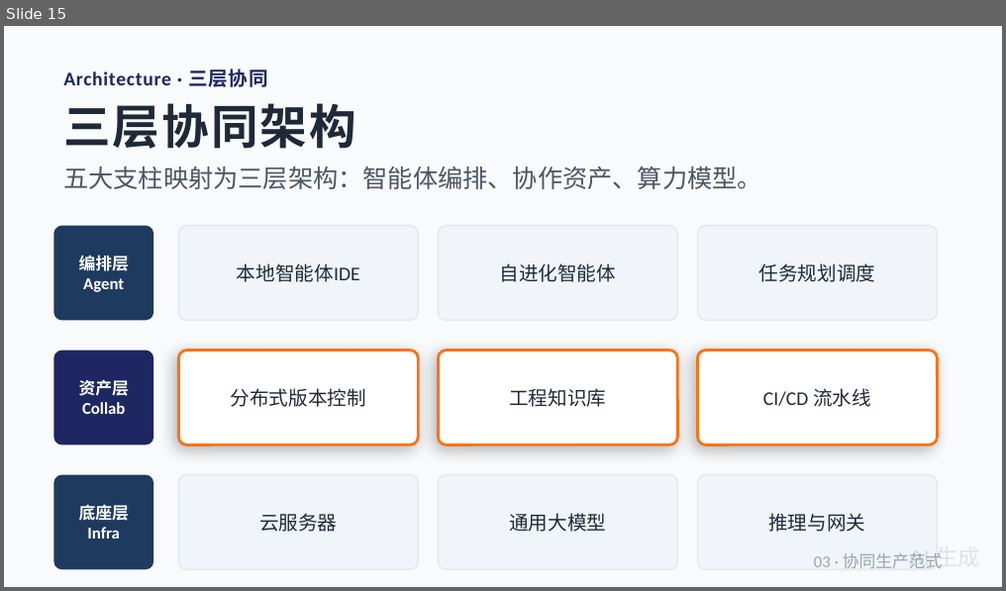
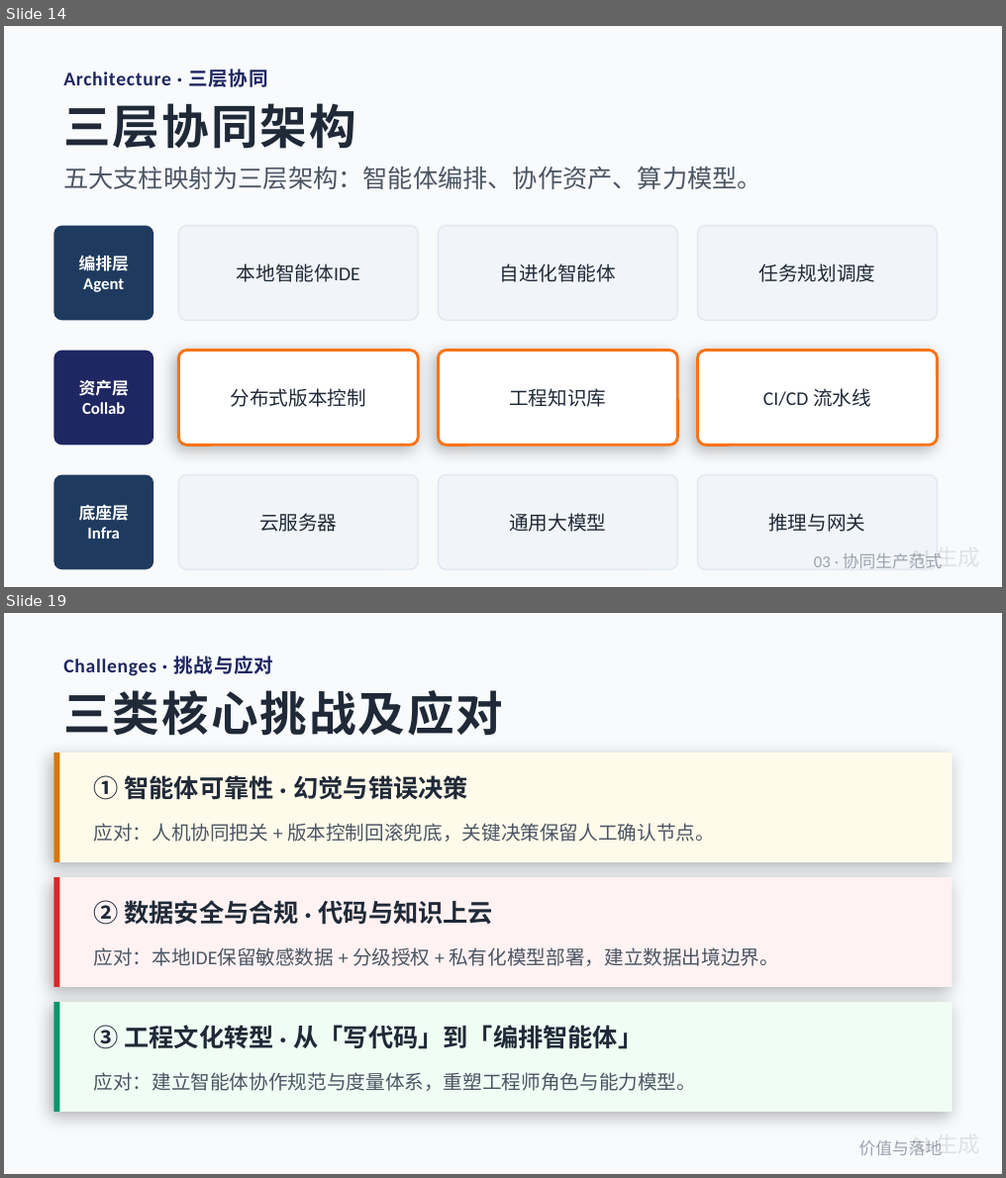
Before and after one commit to Whu-yla/ai-engineering-paradigm, a slide deck: pptx/新型信息化工程生产范式.pptx. Shown one above the other, each under a label of ours: slide 15 before the commit, slides 14 and 19 after it; the slides between them are not shown. The pictures are 1006x591 and 1006x1178 pixels, drawn with LibreOffice and Linux fonts; fonts in the diff are those of the drawing. Boxes give left, top, right and bottom in pixels: in the first picture for what was removed or moved away, otherwise in the second. Text is boxed around its words. In the diff, an @@ line names an element or a change of style, - is before the commit and + after.

Commit message:
update: BS技术架构图 + Vibe Coding SOP + 挑战与应对 + 写在最后

```diff
--- a/pptx/新型信息化工程生产范式.pptx
+++ b/pptx/新型信息化工程生产范式.pptx
@@ slide 19 added at (4,613,1002,1174), background #F8FAFC @@
@@ text added at (63,656,273,676), 14 pt, text #1E2761, bold @@
+Challenges · 挑战与应对
@@ text added at (63,690,503,736), 34 pt, text #1F2937, bold @@
+三类核心挑战及应对
@@ rectangle added at (54,753,952,862), fill #FFFBEB @@
@@ rectangle added at (54,753,59,862), fill #D97706 @@
@@ text added at (94,775,468,800), 18 pt, text #1F2937, bold @@
+① 智能体可靠性 · 幻觉与错误决策
@@ text added at (94,823,715,842), 14 pt, text #4B5563 @@
+应对：人机协同把关 + 版本控制回滚兜底，关键决策保留人工确认节点。
@@ rectangle added at (54,877,952,987), fill #FEF2F2 @@
@@ rectangle added at (54,877,59,987), fill #DC2626 @@
@@ text added at (94,900,493,925), 18 pt, text #1F2937, bold @@
+② 数据安全与合规 · 代码与知识上云
@@ text added at (94,948,779,966), 14 pt, text #4B5563 @@
+应对：本地IDE保留敏感数据 + 分级授权 + 私有化模型部署，建立数据出境边界。
@@ rectangle added at (54,1002,952,1112), fill #F0FDF4 @@
@@ rectangle added at (54,1002,59,1112), fill #059669 @@
@@ text added at (94,1025,644,1050), 18 pt, text #1F2937, bold @@
+③ 工程文化转型 · 从「写代码」到「编排智能体」
@@ text added at (94,1072,697,1091), 14 pt, text #4B5563 @@
+应对：建立智能体协作规范与度量体系，重塑工程师角色与能力模型。
@@ text added at (859,1141,943,1156), 12 pt, text #9CA3AF @@
+价值与落地
@@ text added at (909,1141,980,1156), 16 pt, text #808080 at 20% opacity @@
+AI 生成
@@ what was slide 15 is now slide 14 @@
```
Also in this commit, not shown: 3 slides changed, 3 other slides added, 3 slides removed, 2 other files.
